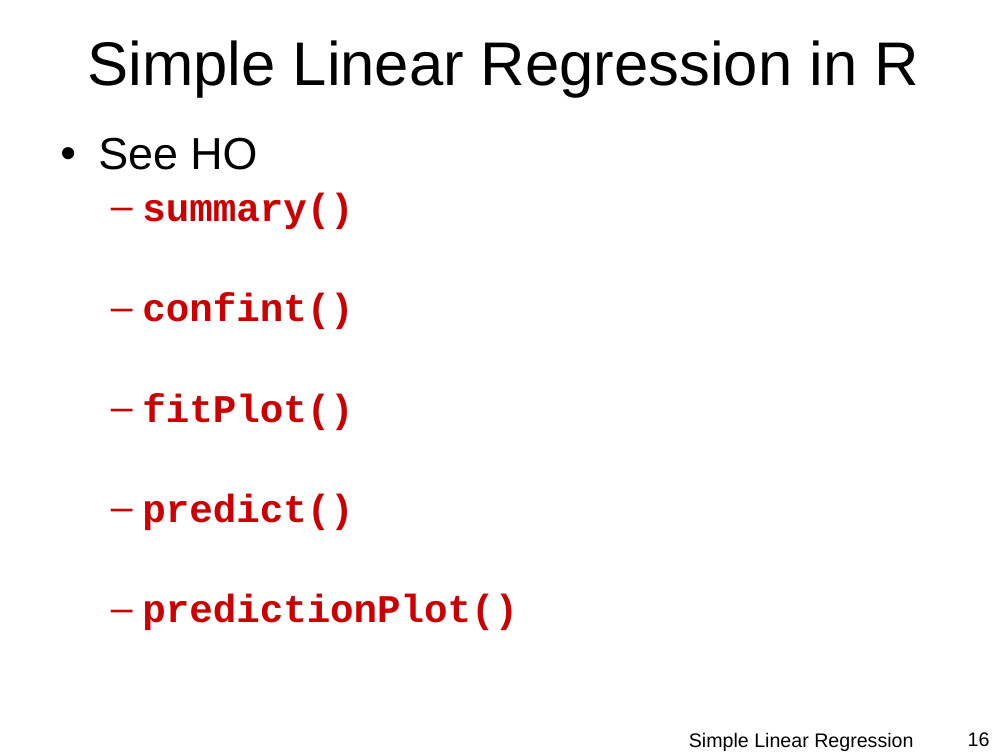
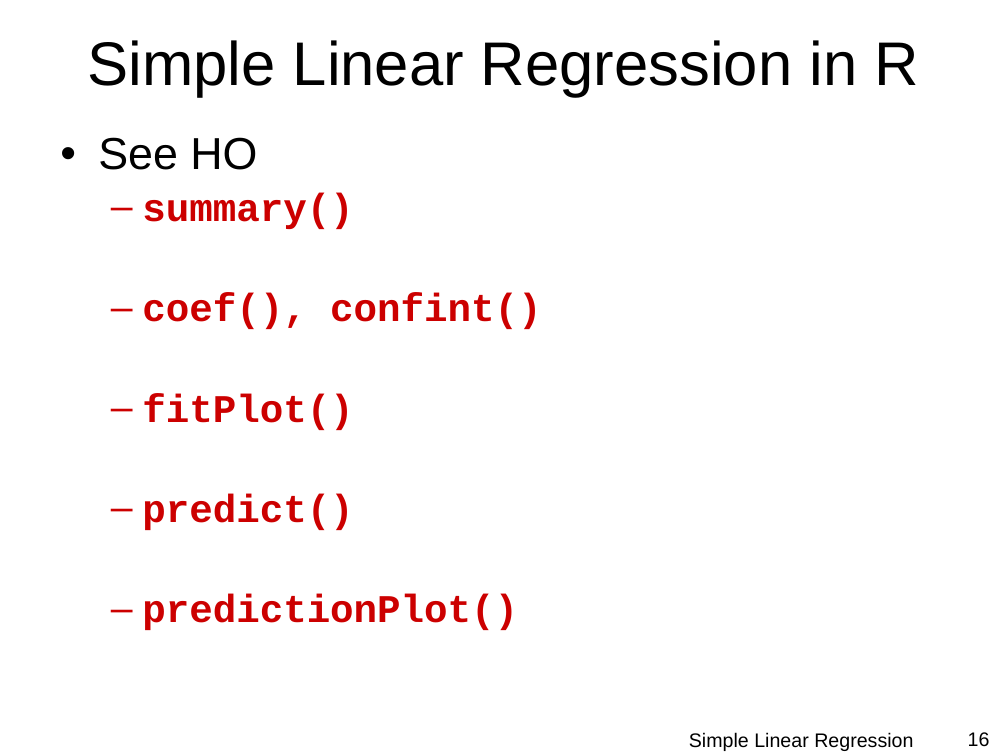
Before and after one commit to droglenc/NCMTH207, a slide deck: slide 16 of modules/SLRegression/PPT.pptx. Drawn at 1008x756 pixels with LibreOffice and Linux fonts; fonts in the diff are those of the drawing; background and template pictures are left out. Boxes give left, top, right and bottom in pixels: in the first picture for what was removed or moved away, otherwise in the second. Text is boxed around its words. In the diff, an @@ line names an element or a change of style, - is before the commit and + after.

```diff
--- a/modules/SLRegression/PPT.pptx
+++ b/modules/SLRegression/PPT.pptx
@@ text at bbox=[142, 293, 541, 329]: text changed @@
-  – confint()
+  – coef(), confint()
```
Also in this commit, not shown: 10 other slides changed, 20 other files.
